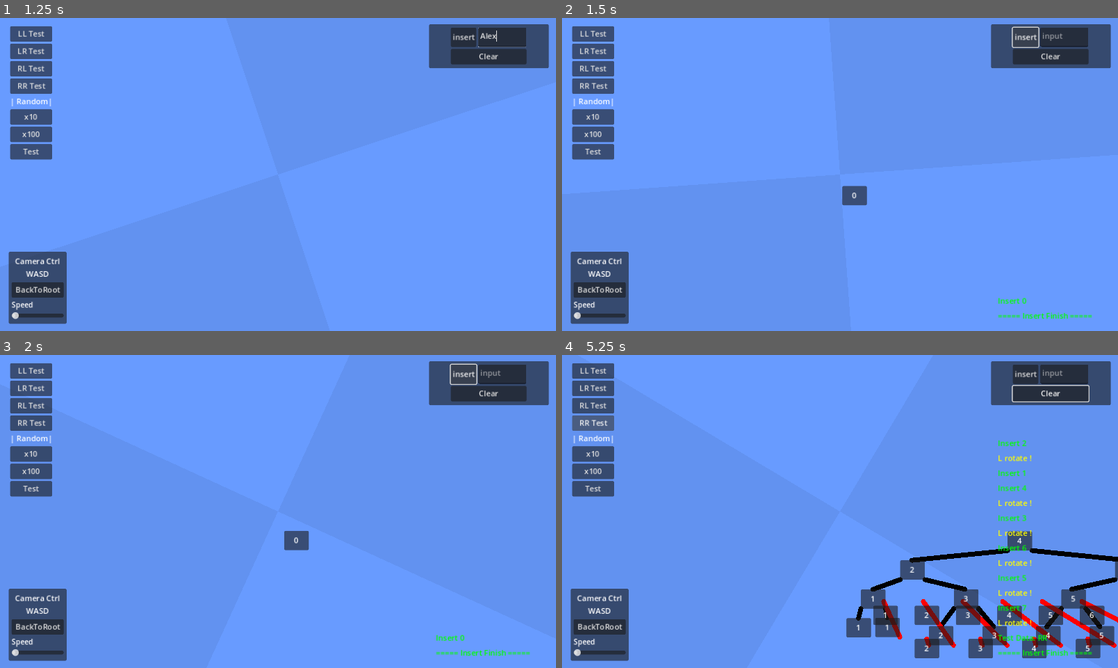
Above: before the commit, frames 1-4 (two rows, left to right).
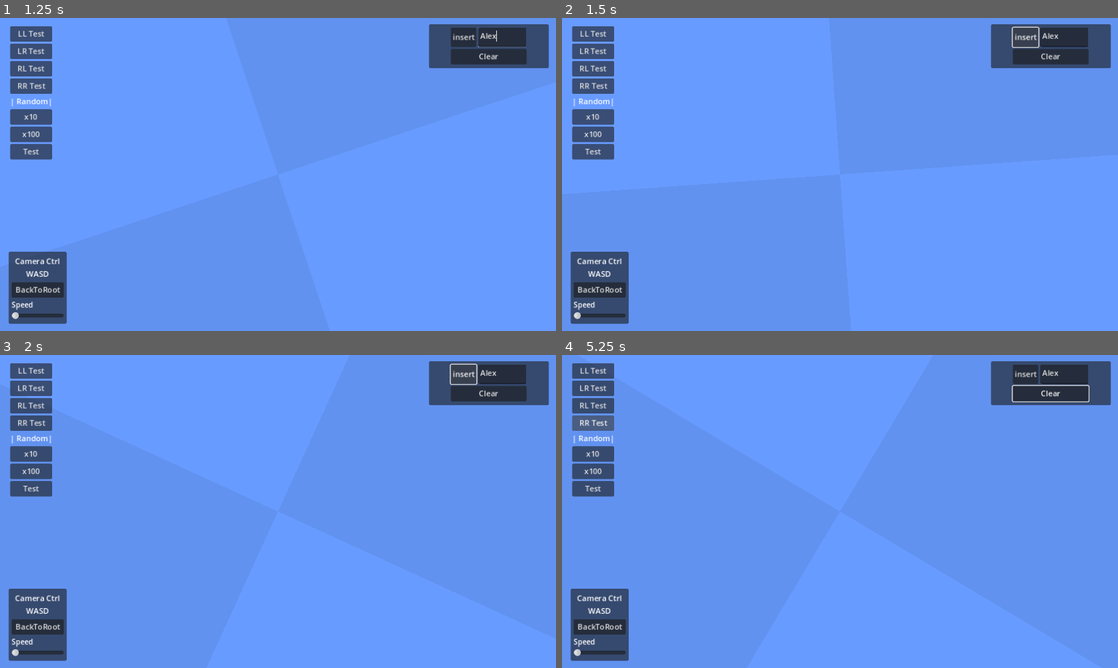
Above: after the commit, the same moments.

Repository: DennisFan11/RBtree
Game: Godot game, scene res://MainScene/MainScene.tscn
Same seed, same stepped clock (60 frames per second), same inputs: the game is played once before the commit and once after it.
Inputs (mouse positions are in pixels of both pictures, inside the frame that each line leads up to):
- Up to frame 1 (1.25 s): click (500, 36) at 0.52 s; type "Alex" at 0.6 s
- Up to frame 2 (1.5 s): click "insert" at 1.25 s
- Up to frame 3 (2 s): no input
- Up to frame 4 (5.25 s): click "Clear" at 2 s; click "LL Test" at 2.75 s; click "LR Test" at 3.5 s; click "RL Test" at 4.25 s; click "RR Test" at 5 s

Frame 1 is identical in both runs. In frame 2, 0.6% of the frame differs, in the area x 50-96%, y 4-97%; in frame 3, 0.5%; in frame 4, 7.6%, in the area x 51-100%, y 4-97%.
Error after the commit: Parse Error: Could not parse global class "TreeRemove" from "res://TreeRemove.gd". (res://MainScene/main_scene.gd:27)

Commit message:
找最大或最小交換到樹葉，紅的直接刪，黑的還沒動

Diff:
--- a/TreeRemove.gd
+++ b/TreeRemove.gd
@@ -23,50 +23,56 @@
 
 func check(node:TreeNode) -> TreeNode:
 	if !node.L and !node.R:  # 葉節點，直接刪除
-		_delete_treeNode(node)
+		re(node)
 		return null  # 該子樹變為空
-	elif node.L and !node.R:  # 僅有左子節點
-		node.L.P = node.P  # 更新子節點的父節點
-		_delete_treeNode(node)
-		return node.L  # 返回新的子樹根
-	elif !node.L and node.R:  # 僅有右子節點
-		node.R.P = node.P  # 更新子節點的父節點
-		_delete_treeNode(node)
-		return node.R  # 返回新的子樹根
 	else:  # 有左右子節點
 		var successor:TreeNode
 		if laynL(node.L) < laynR(node.R):
 			successor = _find_minL(node.L)
+			node.val = successor.val  # 替換當前節點的值
+			node.L = _remove_BST(node.L, successor.val)  # 刪除繼任節點
 		else:
 			successor = _find_minR(node.R)
+			node.val = successor.val  # 替換當前節點的值
+			node.R = _remove_BST(node.R, successor.val)  # 刪除繼任節點
+		return node  # 返回當前節點
 
-		node.val = successor.val  # 替換當前節點的值
-		node.R = _remove_BST(node.R, successor.val)  # 刪除繼任節點
-		return node  # 返回當前節點
+func re(node:TreeNode):
+	if node.color == RED:
+		_delete_treeNode(node)
+	else:
 
 
 func _find_minR(node:TreeNode) -> TreeNode:
-	while node.L:
+	while node.L != null:
 		node = node.L
 	return node
 
 func _find_minL(node:TreeNode) -> TreeNode:
-	while node.R:
+	while node.R != null:
 		node = node.R
 	return node
 
 func laynR(node:TreeNode) -> int:
-	var Rn:int = 0
-	while node.L:
+	var Rn:int = -1
+	if node == null:
+		return 0;
+	while node.L != null:
 		Rn += 1
 		node = node.L
+	if node.R:
+		return Rn + 1
 	return Rn
 
 func laynL(node:TreeNode) -> int:
-	var Ln:int = 0
-	while node.R:
+	var Ln:int = -1
+	if node == null:
+		return 0;
+	while node.R != null:
 		Ln += 1
 		node = node.R
+	if node.L:
+		return Ln + 1
 	return Ln
 
 func rotL(P:TreeNode):
